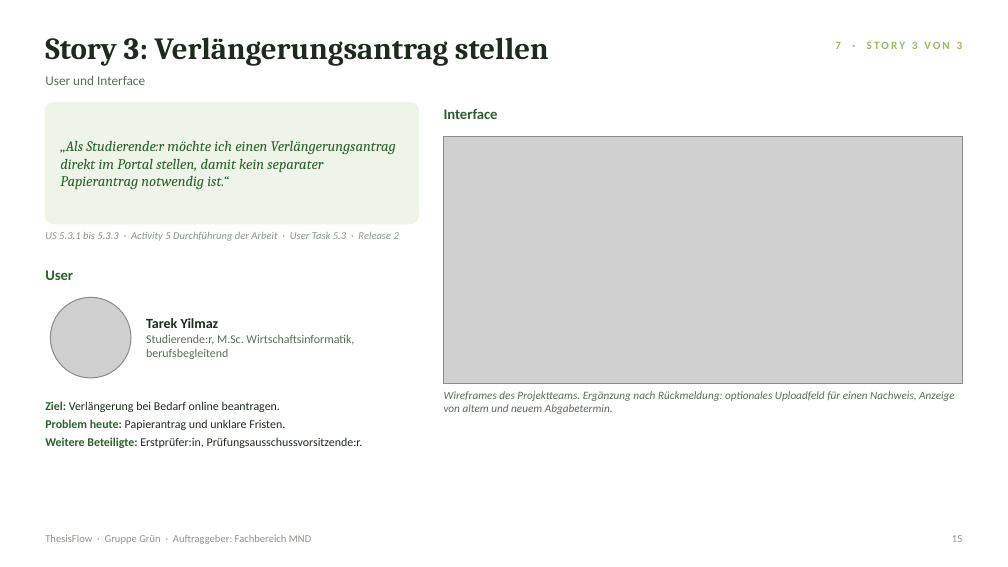
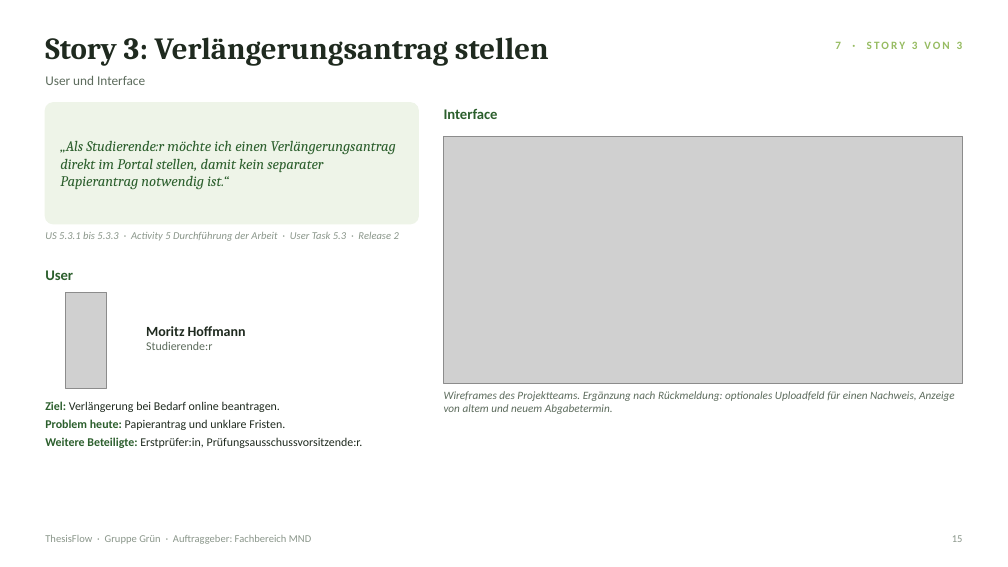
Before and after one commit to Gsng875/WK_1610-Requirements-Engineering-WPF-Gruppe-Gruen, a slide deck: slide 15 of Abschlusspräsentation/ThesisFlow_Abschlusspraesentation.pptx. Drawn at 1008x567 pixels with LibreOffice and Linux fonts; fonts in the diff are those of the drawing; grey boxes stand for pictures. Boxes give left, top, right and bottom in pixels: in the first picture for what was removed or moved away, otherwise in the second. Text is boxed around its words. In the diff, an @@ line names an element or a change of style, - is before the commit and + after.

```diff
--- a/Abschlusspräsentation/ThesisFlow_Abschlusspraesentation.pptx
+++ b/Abschlusspräsentation/ThesisFlow_Abschlusspraesentation.pptx
@@ picture: place and size @@
-picture at <box>50,297,131,378</box>
+picture at <box>66,292,107,388</box>
@@ text at <box>146,326,246,350</box>: text changed; size 8.5 to 10 pt; text colour #5C6B5C to #1F2A1F; bold on @@
-Tarek Yilmaz
-Studierende:r, M.Sc. Wirtschaftsinformatik, berufsbegleitend
+Moritz Hoffmann
+Studierende:r
```
Also in this commit, not shown: 2 other slides changed, 1 other file.
